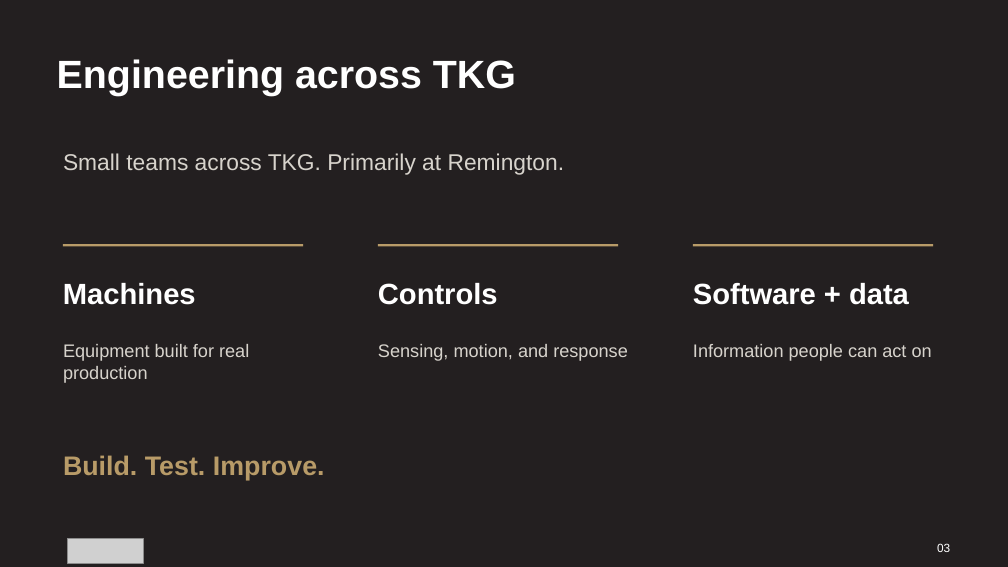
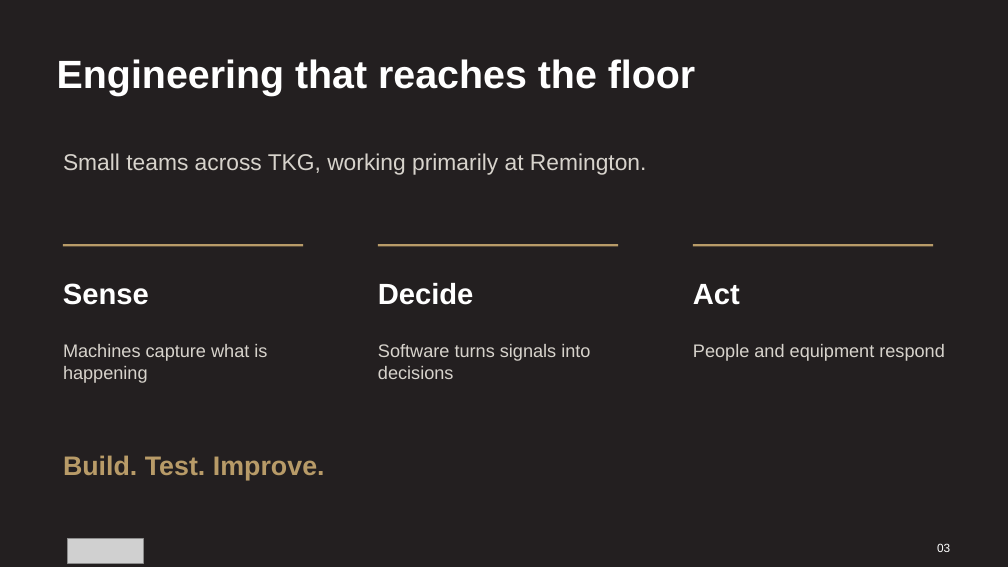
Before and after one commit to YeChamo/part-tracking-demo-ualr, a slide deck: slide 3 of docs/presentation/Engineering_at_The_Kinetic_Group.pptx. Drawn at 1008x567 pixels with LibreOffice and Linux fonts; fonts in the diff are those of the drawing; grey boxes stand for pictures. Boxes give left, top, right and bottom in pixels: in the first picture for what was removed or moved away, otherwise in the second. Text is boxed around its words. In the diff, an @@ line names an element or a change of style, - is before the commit and + after.

```diff
--- a/docs/presentation/Engineering_at_The_Kinetic_Group.pptx
+++ b/docs/presentation/Engineering_at_The_Kinetic_Group.pptx
@@ text at (57, 59, 695, 96): text changed @@
-Engineering across TKG
+Engineering that reaches the floor
@@ text at (63, 153, 647, 175): text changed @@
-Small teams across TKG. Primarily at Remington.
+Small teams across TKG, working primarily at Remington.
@@ text at (63, 283, 149, 305): text changed @@
-Machines
+Sense
@@ text at (378, 283, 474, 305): text changed @@
-Controls
+Decide
@@ text at (693, 284, 740, 305): text changed @@
-Software + data
+Act
@@ text at (63, 344, 267, 383): text changed @@
-Equipment built for real production
+Machines capture what is happening
@@ text at (378, 344, 590, 379): text changed @@
-Sensing, motion, and response
+Software turns signals into decisions
@@ text at (693, 344, 945, 361): text changed @@
-Information people can act on
+People and equipment respond
```
Also in this commit, not shown: 3 other slides changed, 1 other file.
